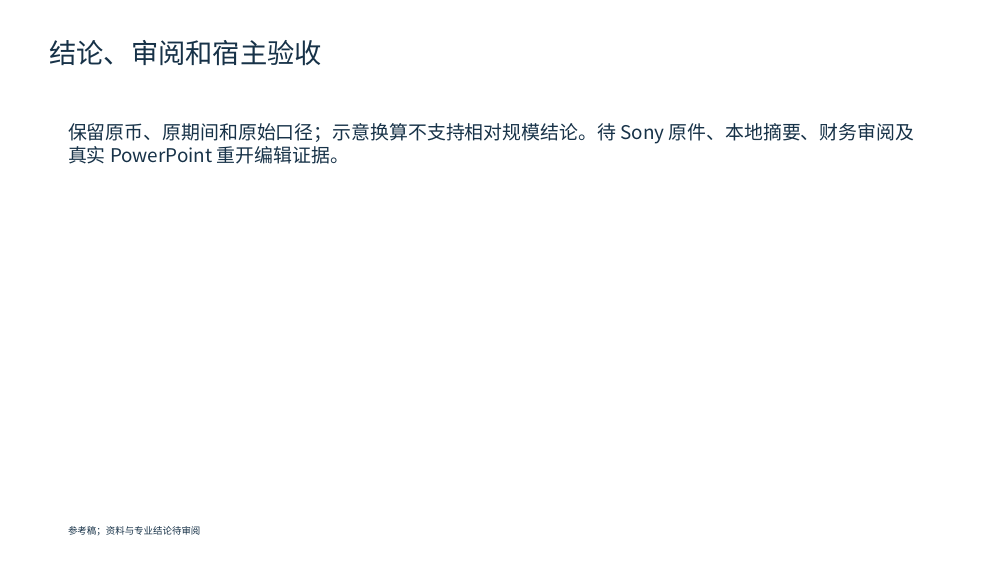
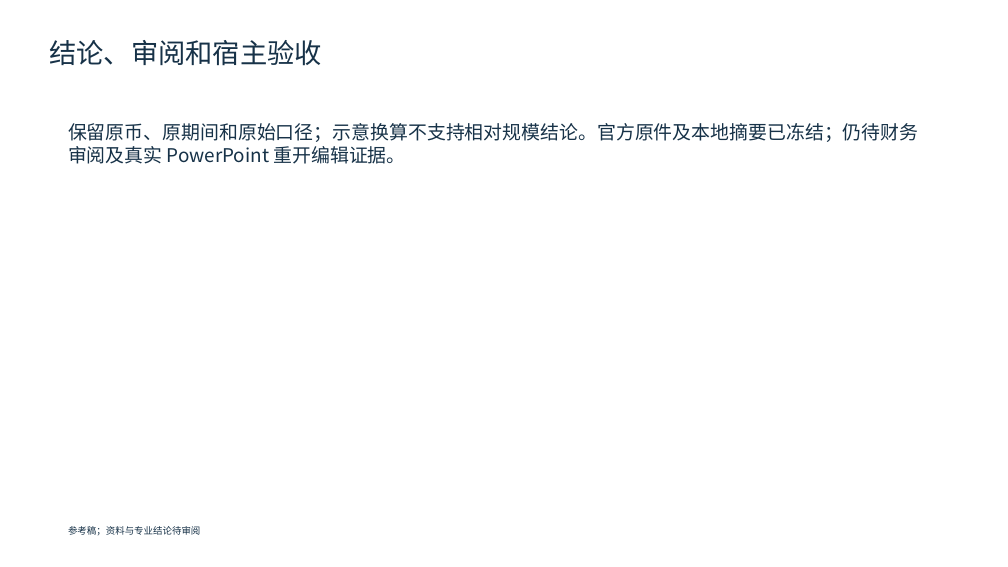
Before and after one commit to AtomInnoLab/WisWork, a slide deck: slide 8 of docs/product/ppt-benchmark-materials/PPT-P0-08/p0-08-reference.pptx. Drawn at 1008x567 pixels with LibreOffice and Linux fonts; fonts in the diff are those of the drawing. Boxes give left, top, right and bottom in pixels: in the first picture for what was removed or moved away, otherwise in the second. Text is boxed around its words. In the diff, an @@ line names an element or a change of style, - is before the commit and + after.

```diff
--- a/docs/product/ppt-benchmark-materials/PPT-P0-08/p0-08-reference.pptx
+++ b/docs/product/ppt-benchmark-materials/PPT-P0-08/p0-08-reference.pptx
@@ text at (68, 123, 918, 164): text changed @@
-保留原币、原期间和原始口径；示意换算不支持相对规模结论。待 Sony 原件、本地摘要、财务审阅及真实 PowerPoint 重开编辑证据。
+保留原币、原期间和原始口径；示意换算不支持相对规模结论。官方原件及本地摘要已冻结；仍待财务审阅及真实 PowerPoint 重开编辑证据。
```
Also in this commit, not shown: 5 other slides changed, 12 other files.
